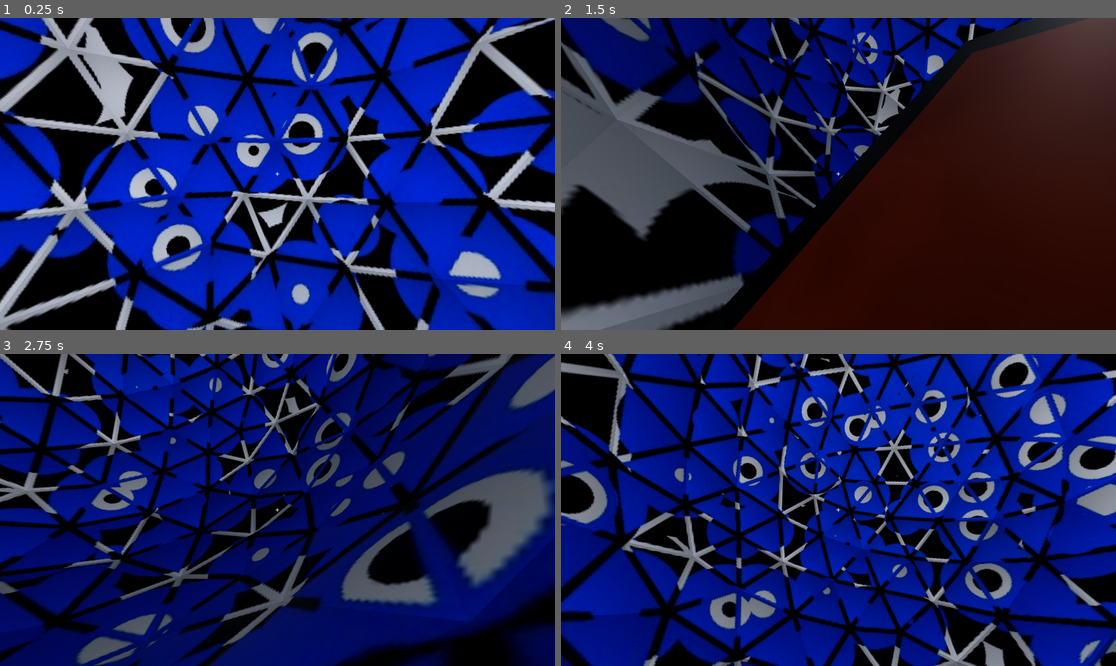
Above: before the commit, frames 1-4 (two rows, left to right).
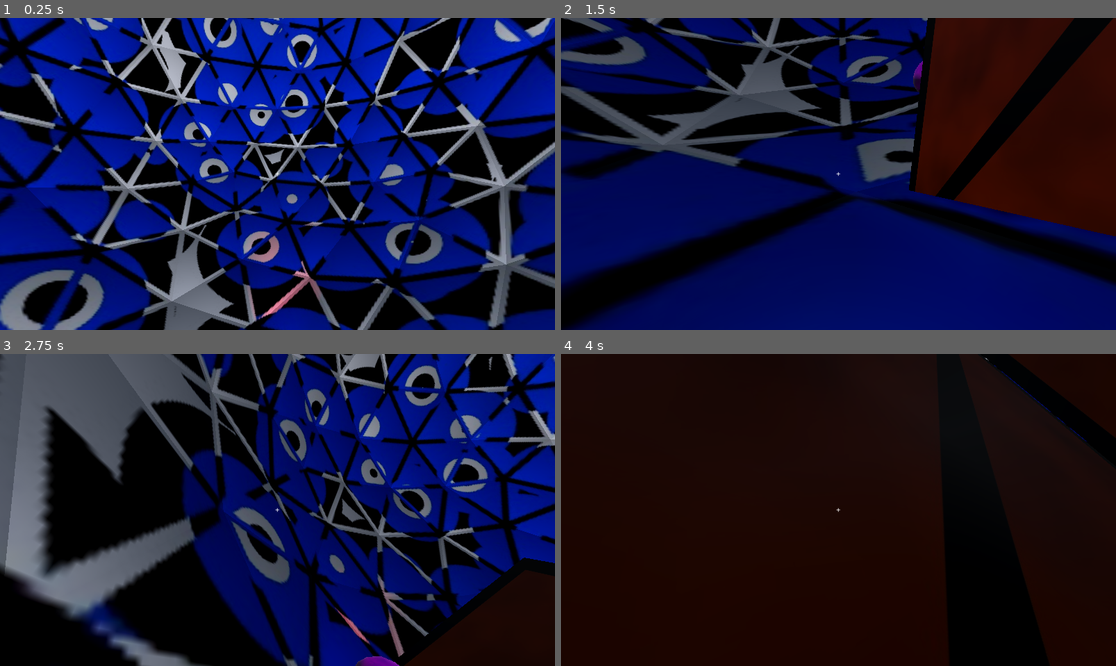
Above: after the commit, the same moments.

Repository: pudgypoultry/gmtk2025
Game: Godot game, scene res://Scenes/world.tscn
The game is run twice, just before and just after one commit, with the same random seed, the same clock (stepped at 60 frames per second) and the same inputs. This scene is started directly instead of the project's main scene.
Inputs (mouse positions are in pixels of both pictures, inside the frame that each line leads up to):
- Up to frame 1 (0.25 s): no input
- Up to frame 2 (1.5 s): move the mouse to (866, 174) at 0.52 s; hold 1 (Toggle Pillar L1) 0.53-1.28 s; hold W (MoveForward) from 0.53 s (still down); click (866, 174) at 0.67 s; tap 2 (Toggle Pillar L2) at 0.8, 1.35 s; move the mouse to (810, 174) at 1.27 s
- Up to frame 3 (2.75 s): keep holding W (MoveForward); tap 3 (Toggle Pillar L3) at 1.55 s; move the mouse to (288, 503) at 2.02 s; hold 3 (Toggle Pillar L3) from 2.03 s (still down); tap 4 (Toggle Pillar L4) at 2.3 s
- Up to frame 4 (4 s): keep holding W (MoveForward); move the mouse to (832, 516) at 2.77 s; release 3 (Toggle Pillar L3) at 2.78 s; tap 4 (Toggle Pillar L4) at 2.85 s; click (832, 516) at 2.92 s; tap 1 (Toggle Pillar L1) at 3.05 s; move the mouse to (877, 513) at 3.52 s; hold Shift (Run) from 3.53 s (still down); tap 2 (Toggle Pillar L2) at 3.8 s

The runs differ from the first frame. In frame 1, 85% of the frame differs, in the area x 0-100%, y 0-100%; in frame 2, 75%; in frame 3, 81%; in frame 4, 95%.

Commit message:
Basic Working Eye Minion:
- fretwork for states
- movement is working

Diff:
--- /dev/null
+++ b/Scenes/StateMachine/State.tscn
@@ -0,0 +1,6 @@
+[gd_scene load_steps=2 format=3 uid="uid://db6ixq2h5tael"]
+
+[ext_resource type="Script" uid="uid://dtidkfavvmoc5" path="res://State.gd" id="1_nmwvb"]
+
+[node name="State" type="Node"]
+script = ExtResource("1_nmwvb")
--- /dev/null
+++ b/Scenes/StateMachine/patrolling.gd
@@ -0,0 +1,41 @@
+extends State
+@onready var movement_manager: MovementManager = $"../../MovementManager"
+var is_moving:bool = false
+var reset_collision_mask:int = pow(2, 12-1)
+
+func Enter(old_state:State) -> void:
+	super(old_state)
+	var local_up:Vector3 = movement_manager.eye_minion.basis.y
+	# move to ground
+	var result = NormalsDatabase.PhysicsProcessRaycast(movement_manager.eye_minion.position, -local_up * 100, reset_collision_mask)
+	if result:
+		#print("Current Eye position", movement_manager.eye_minion.position)
+		#print("Reset Eye position ", result.position)
+		#print("target collision: ", result.collider.get_parent().name)
+		movement_manager.eye_minion.position = result.position
+	else:
+		print("Failed to reset Eye position")
+
+func Exit(new_state:State) -> void:
+	super(new_state)
+
+func Update(_delta) -> void:
+	super(_delta)
+
+func Physics_Update(_delta) -> void:
+	super(_delta)
+	if not is_moving:
+		var tile_id:String
+		# find next tile to move to
+		for i in movement_manager.ray_list.size():
+			# get ray
+			var ray = movement_manager.GetNextRay()
+			tile_id = movement_manager.TryGetTile(ray)
+			# check if the result is not empty
+			if tile_id.length() > 0:
+				# move to tile
+				is_moving = true
+				movement_manager.MoveToTile(tile_id)
+				await get_tree().create_timer(movement_manager.move_time).timeout
+				is_moving = false
+				return
--- a/Scenes/eye_minion.gd
+++ b/Scenes/eye_minion.gd
@@ -1,20 +1,20 @@
 extends Node3D
-
-@onready var eye_minion: Node3D = $EyeMinion
+@export var eye_minion_mesh:Node3D
 var eye_minion_anim: AnimationPlayer
+@onready var movement_manager: MovementManager = $MovementManager
 
 # Called when the node enters the scene tree for the first time.
 func _ready() -> void:
 	# find the animation player
-	for child in eye_minion.get_children():
+	for child in eye_minion_mesh.get_children():
 		if is_instance_of(child, AnimationPlayer):
 			eye_minion_anim = child
 			break
 	if eye_minion_anim:
-		print("playing eye animation")
+		#print("playing eye animation")
 		eye_minion_anim.play("ArmatureAction")
 
 
 # Called every frame. 'delta' is the elapsed time since the previous frame.
-func _process(delta: float) -> void:
-	pass
+func _physics_process(delta: float) -> void:
+	movement_manager.RotateToFloor(delta)
--- a/Scenes/eye_minion.tscn
+++ b/Scenes/eye_minion.tscn
@@ -1,18 +1,35 @@
-[gd_scene load_steps=3 format=3 uid="uid://d0s35icbe05hh"]
+[gd_scene load_steps=7 format=3 uid="uid://d0s35icbe05hh"]
 
 [ext_resource type="PackedScene" uid="uid://u2nk4w80i38i" path="res://Assets/EyeMinion.glb" id="1_7wueb"]
 [ext_resource type="Script" uid="uid://b0be2rkivpex3" path="res://Scenes/eye_minion.gd" id="1_bh5t3"]
+[ext_resource type="Script" uid="uid://7g1a6d6qtery" path="res://Scenes/state_manager.gd" id="3_n4b0p"]
+[ext_resource type="Script" uid="uid://bcnysqfv7chmy" path="res://Scenes/StateMachine/patrolling.gd" id="4_eqsn6"]
+[ext_resource type="Script" uid="uid://c3naepgd27ng3" path="res://Scenes/movement_manager.gd" id="5_5qe4p"]
 
-[node name="EyeMinion" type="Node3D"]
+[sub_resource type="SphereShape3D" id="SphereShape3D_5qe4p"]
+radius = 1.0
+
+[node name="EyeMinion_Actor" type="StaticBody3D" node_paths=PackedStringArray("eye_minion_mesh")]
 script = ExtResource("1_bh5t3")
+eye_minion_mesh = NodePath("EyeMinion")
+
+[node name="CollisionShape3D" type="CollisionShape3D" parent="."]
+transform = Transform3D(1, 0, 0, 0, 1, 0, 0, 0, 1, 0, 2, 0)
+shape = SubResource("SphereShape3D_5qe4p")
 
 [node name="EyeMinion" parent="." instance=ExtResource("1_7wueb")]
+transform = Transform3D(-4.37114e-08, 0, 1, 0, 1, 0, -1, 0, -4.37114e-08, 0, 0, 0)
+
+[node name="RotationRay" type="RayCast3D" parent="."]
+transform = Transform3D(1, 0, 0, 0, 1, 0, 0, 0, 1, 0, 2, 0)
+target_position = Vector3(0, -30, 0)
+collision_mask = 63488
 
 [node name="NavRays" type="Node3D" parent="."]
-transform = Transform3D(1, 0, 0, 0, 1, 0, 0, 0, 1, 0, 1.31901, 0)
+transform = Transform3D(-4.37114e-08, 0, 1, 0, 1, 0, -1, 0, -4.37114e-08, 0, 1.31901, 0)
 
 [node name="Front" type="RayCast3D" parent="NavRays"]
-transform = Transform3D(0.988809, 0.14919, 0, -0.14919, 0.988809, 0, 0, 0, 1, 0, 0.782274, 0)
+transform = Transform3D(0.988809, 0.14919, 0, -0.14919, 0.988809, 0, 0, 0, 1, 0, 0.996861, 0)
 target_position = Vector3(15, 0, 0)
 collision_mask = 63488
 
@@ -50,3 +67,23 @@
 transform = Transform3D(0.699193, 0.105493, 0.707107, -0.14919, 0.988809, -1.4621e-08, -0.699193, -0.105493, 0.707107, 0, 0.782274, 0)
 target_position = Vector3(15, 0, 0)
 collision_mask = 63488
+
+[node name="StateManager" type="Node" parent="." node_paths=PackedStringArray("initial_state")]
+script = ExtResource("3_n4b0p")
+initial_state = NodePath("Patrolling")
+
+[node name="Patrolling" type="Node" parent="StateManager"]
+script = ExtResource("4_eqsn6")
+
+[node name="MovementManager" type="Node" parent="." node_paths=PackedStringArray("nav_rays", "eye_minion", "rotation_ray")]
+script = ExtResource("5_5qe4p")
+nav_rays = NodePath("../NavRays")
+eye_minion = NodePath("..")
+rotation_ray = NodePath("../RotationRay")
+
+[node name="SpotLight3D" type="SpotLight3D" parent="."]
+transform = Transform3D(1, 0, 0, 0, 0.99863, 0.052336, 0, -0.052336, 0.99863, 0, 2.11855, -1.29694)
+light_color = Color(0.984645, 0.0467538, 0.277218, 1)
+light_energy = 50.0
+spot_range = 70.9858
+spot_angle = 26.0784
--- /dev/null
+++ b/Scenes/movement_manager.gd
@@ -0,0 +1,62 @@
+extends Node
+class_name MovementManager
+
+@export var nav_rays: Node3D
+@export var eye_minion: Node3D
+@export var move_time:float = 2.0
+@export var rotation_ray: RayCast3D
+
+var ray_counter = 0
+var ray_list = []
+var backAxis:Vector3
+
+func _ready() -> void:
+	backAxis = eye_minion.basis.z
+	for child in nav_rays.get_children():
+		if child is RayCast3D:
+			ray_list.append(child)
+
+# gets the next ray to check
+func GetNextRay() -> RayCast3D:
+	if ray_counter < ray_list.size():
+		ray_counter += 1
+		return ray_list[ray_counter - 1]
+	else:
+		ray_counter = 1
+		return ray_list[ray_counter - 1]
+
+# returns the key string of the tile normal (for use with normals database) or an empty string
+func TryGetTile(ray:RayCast3D) -> String:
+	# attmpts to find the tile pointed to by the input ray
+	if ray.is_colliding() && ray.get_collider().get_parent().name.contains("shell"):
+		# get the collision normal
+		var str:String = NormalsDatabase.NormalToKey(ray.get_collision_normal())
+		# check if normal is in the normals database
+		if str in NormalsDatabase.normals_database.keys():
+			# found normal
+			return str
+	return ""
+
+func RotateToFloor(delta:float, rotationSpeed:float=1.0) -> void:
+	if rotation_ray.is_colliding():
+		var target_up : Vector3 = rotation_ray.get_collision_normal()
+		var rightAxis : Vector3 = -backAxis.cross(target_up)
+		var rotationBasis := Basis(rightAxis, target_up, backAxis).orthonormalized()
+		eye_minion.basis = eye_minion.basis.get_rotation_quaternion().slerp(rotationBasis, delta * rotationSpeed)
+
+# Casts a ray from the origin to the shell or pillars and
+# tweens the Eye’s position from where it is, to the ray's intersection point.
+# Also tweens the Eye’s rotation so that its current up direction matches the normal of the ray intersection point.
+func MoveToTile(tile_id:String) -> void:
+	ray_counter = 0
+	var tile_normal:Vector3 = NormalsDatabase.normals_database[tile_id]
+	# set mask to shell + layers 1-4
+	var collision_mask = pow(2, 12-1) + pow(2, 13-1)+ pow(2, 14-1)+ pow(2, 15-1)+ pow(2, 16-1)
+	# get target coordinates
+	var result = NormalsDatabase.PhysicsProcessRaycast(Vector3.ZERO, -tile_normal * 50, collision_mask)
+	if result:
+		var target_position:Vector3 = result.position
+		var target_up:Vector3 = result.normal
+		backAxis = (eye_minion.position - target_position).normalized()
+		# tween location
+		TweenTools.TweenPosition(eye_minion, eye_minion, target_position, move_time)
--- a/Scenes/pillar_control.gd
+++ b/Scenes/pillar_control.gd
@@ -57,15 +57,9 @@
 			# get the normal direction on shell
 			shell_normal = ray.get_collision_normal()
 
-	# check the physics process directly for the temporary raycast
-	var space_state = get_world_3d().direct_space_state
-	# check from the origin in the direction of -shell_normal
-	var query = PhysicsRayQueryParameters3D.create(Vector3.ZERO, -shell_normal * 100)
-	# set layer mask layer to set_number + layer_int
-	query.set_collision_mask(pow(2, set_number+layer_int-1))
 	#await get_tree().create_timer(10).timeout
 	# activate the ray cast
-	var result = space_state.intersect_ray(query)
+	var result = NormalsDatabase.PhysicsProcessRaycast(Vector3.ZERO, -shell_normal * 100, pow(2, set_number+layer_int-1))
 	if result:
 		print("Found Pillar: " + result.collider.get_parent().name)
 		# return pillar matching set
--- /dev/null
+++ b/Scenes/state_manager.gd
@@ -0,0 +1,29 @@
+# Adapted from https://github.com/pudgypoultry/godotwildjam7-25/blob/main/Sandboxes/Stella/state_machine.gd
+extends Node
+
+@export var initial_state : State
+var current_state : State
+var states : Dictionary = {}
+
+func _ready():
+	# add all states to the states dictionary, states are child nodes of the State Manager node
+	for child in get_children():
+		if child is State:
+			# set up the states dictionary
+			states[child.name.to_lower()] = child
+			child.Transitioned.connect(on_state_transition)
+
+	if initial_state:
+		initial_state.Enter(initial_state)
+		current_state = initial_state
+
+func _process(delta):
+	if current_state:
+		current_state.Update(delta)
+
+func _physics_process(delta):
+	if current_state:
+		current_state.Physics_Update(delta)
+
+func on_state_transition(old_state:State, new_state:State):
+	print("Transitioning from %s to %s" % [ old_state.name, new_state.name ])
--- a/Scenes/world.tscn
+++ b/Scenes/world.tscn
@@ -7,6 +7,7 @@
 [ext_resource type="PackedScene" uid="uid://bju0nbj7k6ovq" path="res://Scenes/ico_layer_04.tscn" id="6_ikia7"]
 [ext_resource type="PackedScene" uid="uid://drclv0roa88dj" path="res://Scenes/ico_shell.tscn" id="7_k7acu"]
 [ext_resource type="PackedScene" uid="uid://dd1thh4346sxi" path="res://CharacterController.tscn" id="7_o06y3"]
+[ext_resource type="PackedScene" uid="uid://d0s35icbe05hh" path="res://Scenes/eye_minion.tscn" id="8_k7acu"]
 
 [sub_resource type="ProceduralSkyMaterial" id="ProceduralSkyMaterial_o06y3"]
 sky_top_color = Color(0.0842139, 0.109491, 0.144642, 1)
@@ -21,6 +22,7 @@
 background_mode = 2
 background_color = Color(0.427493, 0.427493, 0.427493, 1)
 sky = SubResource("Sky_k7acu")
+fog_light_color = Color(0.116659, 0.130722, 0.15283, 1)
 
 [node name="World" type="Node3D" node_paths=PackedStringArray("player_node", "pillar_set_L1", "pillar_set_L2", "pillar_set_L3", "pillar_set_L4", "shell_node", "shell_detection_ray")]
 script = ExtResource("1_o06y3")
@@ -48,6 +50,7 @@
 animation_length = 2.5
 
 [node name="CharacterBody3D" parent="." instance=ExtResource("7_o06y3")]
+transform = Transform3D(1, 0, 0, 0, 1, 0, 0, 0, 1, 0, -10, 15)
 verticalCameraClamp = 85.0
 
 [node name="ShellFinder" type="RayCast3D" parent="CharacterBody3D"]
@@ -67,4 +70,6 @@
 
 [node name="Ico_Shell" parent="." instance=ExtResource("7_k7acu")]
 
+[node name="EyeMinion_Actor" parent="." instance=ExtResource("8_k7acu")]
+
 [editable path="CharacterBody3D"]
--- /dev/null
+++ b/State.gd
@@ -0,0 +1,21 @@
+# Adapted from https://github.com/pudgypoultry/godotwildjam7-25/blob/main/Sandboxes/Stella/State.gd
+extends Node
+# skeleton of this code comes from this tutorial:
+# https://www.youtube.com/watch?v=ow_Lum-Agbs&ab_channel=Bitlytic
+class_name State
+
+signal Transitioned(old_state:State, new_state:State)
+
+func Enter(old_state:State) -> void:
+	# called when the state is entered
+	old_state.Exit(self)
+
+func Exit(new_state:State) -> void:
+	# called when the state is exited
+	Transitioned.emit(self, new_state)
+
+func Update(_delta) -> void:
+	pass
+
+func Physics_Update(_delta) -> void:
+	pass
--- a/normals_database.gd
+++ b/normals_database.gd
@@ -22,13 +22,9 @@
 
 func TryAddNormal(ray:Vector3) -> void:
 	# check the physics process directly for the temporary raycast
-	var space_state = get_world_3d().direct_space_state
-	# check from the origin in the direction of -shell_normal
-	var query = PhysicsRayQueryParameters3D.create(Vector3.ZERO, ray * 50)
 	# set layer mask layer to 12 which is the shell
-	query.set_collision_mask(pow(2, 12-1))
 	# activate the ray cast
-	var result = space_state.intersect_ray(query)
+	var result = PhysicsProcessRaycast(Vector3.ZERO, ray * 50, pow(2, 12-1))
 	if result:
 		#print("Normal: ", result.normal)
 		# return pillar matching set
@@ -38,5 +34,14 @@
 		else:
 			normals_database[key] = result.normal
 
+func PhysicsProcessRaycast(from:Vector3, to:Vector3, collistion_mask:int) -> Dictionary:
+	# check the physics process directly for the temporary raycast
+	var space_state = get_world_3d().direct_space_state
+	var query = PhysicsRayQueryParameters3D.create(from, to)
+	# set layer mask
+	query.set_collision_mask(collistion_mask)
+	# activate the ray cast
+	return space_state.intersect_ray(query)
+
 func NormalToKey(normal:Vector3) -> String:
 	return "%.1f|%.1f|%.1f" % [normal.x, normal.y, normal.z]
Not shown, added: Scenes/StateMachine/patrolling.gd.uid
Not shown, added: Scenes/movement_manager.gd.uid
Not shown, added: Scenes/state_manager.gd.uid
Not shown: 1 places in Scenes/world.tscn that only renumber resources
Not shown, added: State.gd.uid
